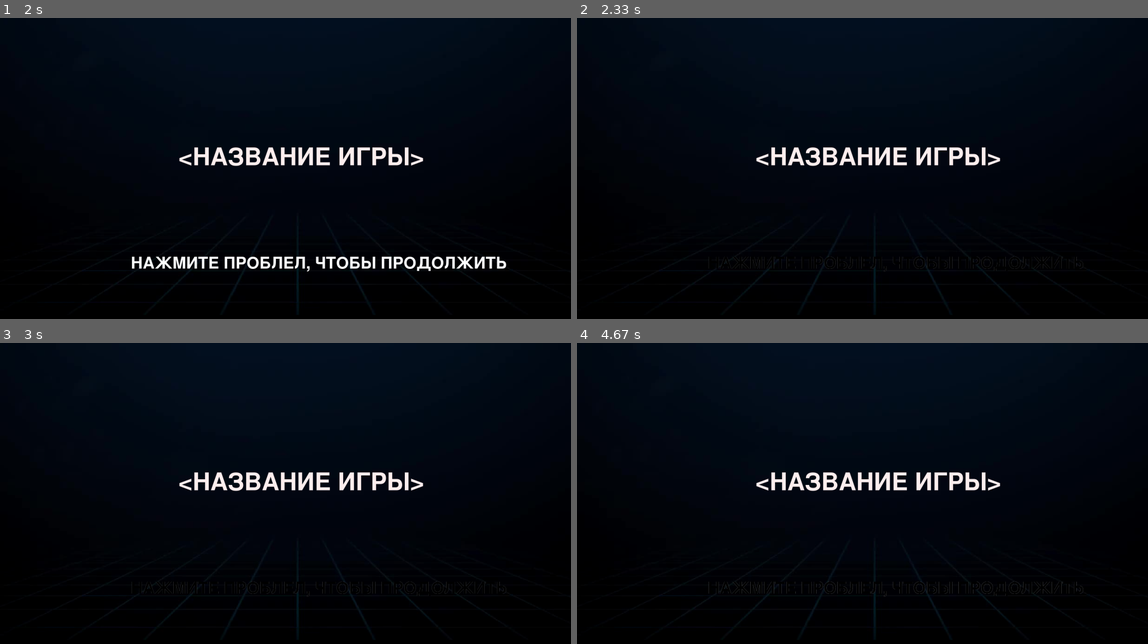
Above: before the commit, frames 1-4 (two rows, left to right).
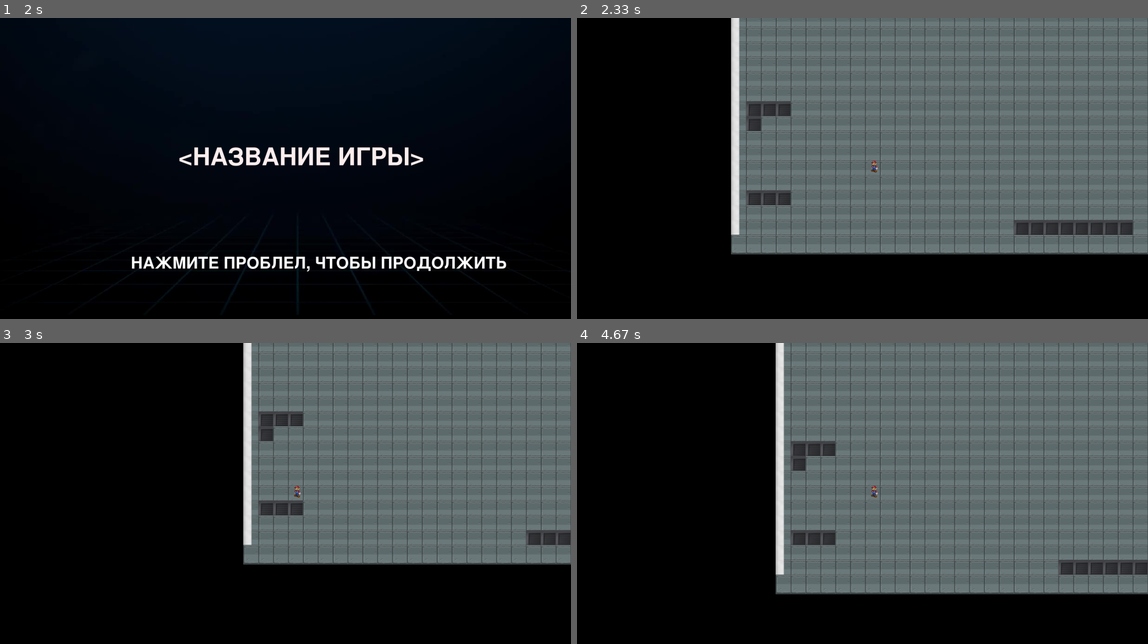
Above: after the commit, the same moments.

Repository: kostikgrach/PygameProject
Game: pygame game, started from game.py
Same seed, same stepped clock (60 frames per second), same inputs: the game is played once before the commit and once after it.
Inputs:
- Up to frame 1 (2 s): tap Space at 1.83 s
- Up to frame 2 (2.33 s): no input
- Up to frame 3 (3 s): hold Left 2.33-2.87 s; hold Down from 2.9 s (still down)
- Up to frame 4 (4.67 s): release Down at 3.2 s; hold Left 3.23-3.63 s; hold Up 3.67-4.03 s; hold Right from 4.07 s (still down)

Frame 1 is identical in both runs. In frame 2, 59% of the frame differs, in the area x 14-100%, y 0-97%; in frame 3, 47%; in frame 4, 57%.

Commit message:
заготовка главного экрана + возможные декорации

Diff:
--- a/game.py
+++ b/game.py
@@ -2,16 +2,75 @@
 import sys
 import pygame
 
-
-class App:
+""""""
+
+
+class Camera:
+    # зададим начальный сдвиг камеры
+    def __init__(self, app):
+        self.dx = 0
+        self.dy = 0
+
+    # сдвинуть объект obj на смещение камеры
+    def apply(self, obj):
+        obj.rect.x += self.dx
+        obj.rect.y += self.dy
+
+    # позиционировать камеру на объекте target
+    def update(self, target):
+        self.dx = -(target.rect.x + target.rect.w // 2 - app.width // 2)
+        self.dy = -(target.rect.y + target.rect.h // 2 - app.height // 2)
+
+
+class Hero(pygame.sprite.Sprite):
+    def __init__(self, app, pos):
+        # super().__init__(app.all_sprites)
+        super().__init__(app.player_group, app.all_sprites)
+        self.image = app.load_image("mar.png")
+        self.rect = self.image.get_rect()
+        # вычисляем маску для эффективного сравнения
+        self.mask = pygame.mask.from_surface(self.image)
+        self.rect.x = pos[0]
+        self.rect.y = pos[1]
+        # self.mask = pygame.mask.from_surface(self.image)
+        self.rect = self.image.get_rect().move(app.tile_width * pos[0] + 20, app.tile_height * pos[1] + 50)
+
+    def update(self, x, y):
+        self.rect.x = x
+        self.rect.y = y
+
+
+class Tile(pygame.sprite.Sprite):
+    def __init__(self, app, tile_type, pos_x, pos_y):
+        super().__init__(app.tiles_group, app.all_sprites)
+        tile_images = {
+            'wall': app.load_image('box.png'),
+            'empty': app.load_image('Floor.png'),
+            'vert_bord': app.load_image("bord.png")
+        }
+        self.image = tile_images[tile_type]
+        self.rect = self.image.get_rect().move(
+            app.tile_width * pos_x, app.tile_height * pos_y)
+
+
+class App(pygame.sprite.Sprite):
     def __init__(self):
+        self.all_sprites = pygame.sprite.Group()
+        super().__init__(self.all_sprites)
         pygame.init()
         self.width, self.height = 2000, 1000
         self.clock = pygame.time.Clock()
         self.screen = pygame.display.set_mode((0, 0), pygame.FULLSCREEN)
+        pygame.display.set_caption('Mario')
         pygame.key.set_repeat(200, 70)
         self.fps = 50
+        self.tile_width = self.tile_height = 50
+        self.player_group = pygame.sprite.Group()
         self.all_sprites = pygame.sprite.Group()
+        self.hero = Hero(self, (100, 100))
+        self.tiles_group = pygame.sprite.Group()
+        self.camera = Camera(self)
+        self.hero = None
 
     def terminate(self):
         pygame.quit()
@@ -33,6 +92,7 @@
         else:
             image = image.convert_alpha()
         return image
+
     def msg(self, col):
         pygame.time.delay(1000)
         font = pygame.font.Font(None, 80)
@@ -42,8 +102,7 @@
         intro_rect.y = 800
         self.screen.blit(string_rendered, intro_rect)
 
-
-    def run_game(self):
+    def start_wind(self):
         intro_text = ['<НАЗВАНИЕ ИГРЫ>']
         self.sound = pygame.mixer.Sound('data/start.mp3')
         self.sound.play()
@@ -68,7 +127,7 @@
                 elif event.type == pygame.KEYDOWN:
                     if event.key == pygame.K_SPACE:
                         self.sound.stop()
-                        pass
+                        self.run_game()
                     if event.key == pygame.K_ESCAPE:
                         self.terminate()
 
@@ -79,6 +138,71 @@
             pygame.display.flip()
             self.clock.tick(self.fps)
 
+    def load_level(self, filename):
+
+        fullname = os.path.join('data', filename)
+        if not os.path.isfile(fullname):
+            print(f"Уровень '{fullname}' не найден")
+            sys.exit()
+        filename = "data/" + filename
+        # читаем уровень, убирая символы перевода строки
+        with open(filename, 'r') as mapFile:
+            level_map = [line.strip() for line in mapFile]
+
+        # и подсчитываем максимальную длину
+        max_width = max(map(len, level_map))
+
+        # дополняем каждую строку пустыми клетками ('.')
+        return list(map(lambda x: x.ljust(max_width, '.'), level_map))
+
+    def generate_level(self, level):
+        new_player, x, y = None, None, None
+        for y in range(len(level)):
+            for x in range(len(level[y])):
+                if level[y][x] == '.':
+                    self.tile = Tile(self, 'empty', x, y)
+                elif level[y][x] == '#':
+                    self.tile_box = Tile(self, 'wall', x, y)
+                elif level[y][x] == '|':
+                    self.tile_box = Tile(self, 'vert_bord', x, y)
+                elif level[y][x] == '@':
+                    self.tile_hero = Tile(self, 'empty', x, y)
+                    self.hero = Hero(self, (x, y))
+        # вернем игрока, а также размер поля в клетках
+
+    def run_game(self):
+        self.sound2 = pygame.mixer.Sound('data/Void-Walk.mp3')
+        self.sound2.play()
+        run = True
+        lvl = ['map1', 'map2', 'map3']
+        self.generate_level(self.load_level(lvl[1]))
+        while run:
+            for event in pygame.event.get():
+                if event.type == pygame.QUIT:
+                    self.terminate()
+                if event.type == pygame.KEYDOWN and event.key == pygame.K_ESCAPE:
+                    self.terminate()
+                key = pygame.key.get_pressed()
+                if key[pygame.K_DOWN]:
+                    self.hero.update(self.hero.rect.x, self.hero.rect.y + 50)
+                if key[pygame.K_UP]:
+                    self.hero.update(self.hero.rect.x, self.hero.rect.y - 50)
+                if key[pygame.K_RIGHT]:
+                    self.hero.update(self.hero.rect.x + 50, self.hero.rect.y)
+                if key[pygame.K_LEFT]:
+                    self.hero.update(self.hero.rect.x - 50, self.hero.rect.y)
+
+            self.screen.fill(pygame.Color('black'))
+            self.all_sprites.draw(self.screen)
+            self.camera.update(self.hero)
+            for sprite in self.all_sprites:
+                self.camera.apply(sprite)
+            self.tiles_group.draw(self.screen)
+            self.player_group.draw(self.screen)
+            pygame.display.flip()
+            self.clock.tick(self.fps)
+
+
 if __name__ == '__main__':
     app = App()
-    app.run_game()
+    app.start_wind()
Binary file added: data/bord.png
Binary file added: data/box.png
Binary file added: data/box_.jpg
Not shown, added: data/map2
Binary file added: data/mar.png
